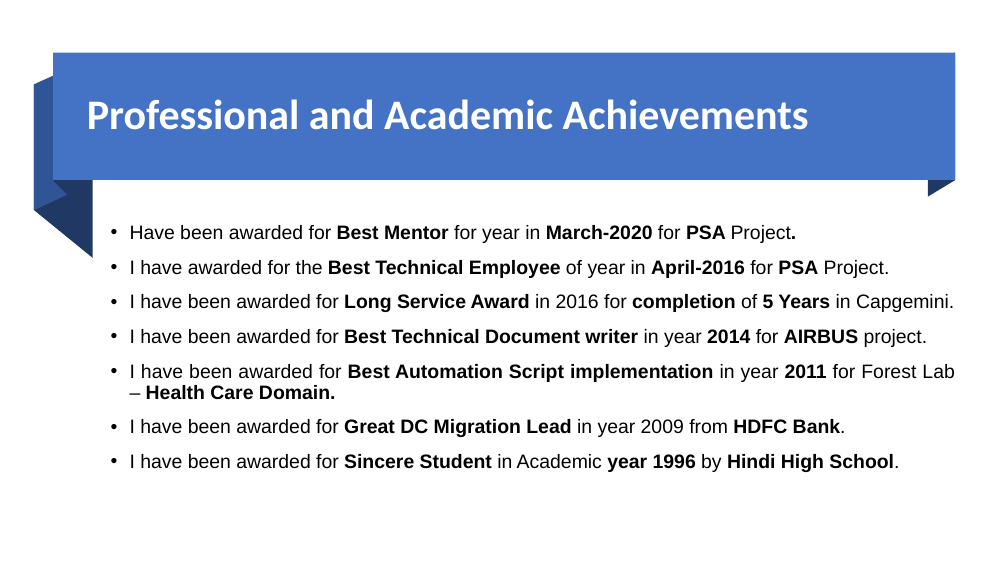
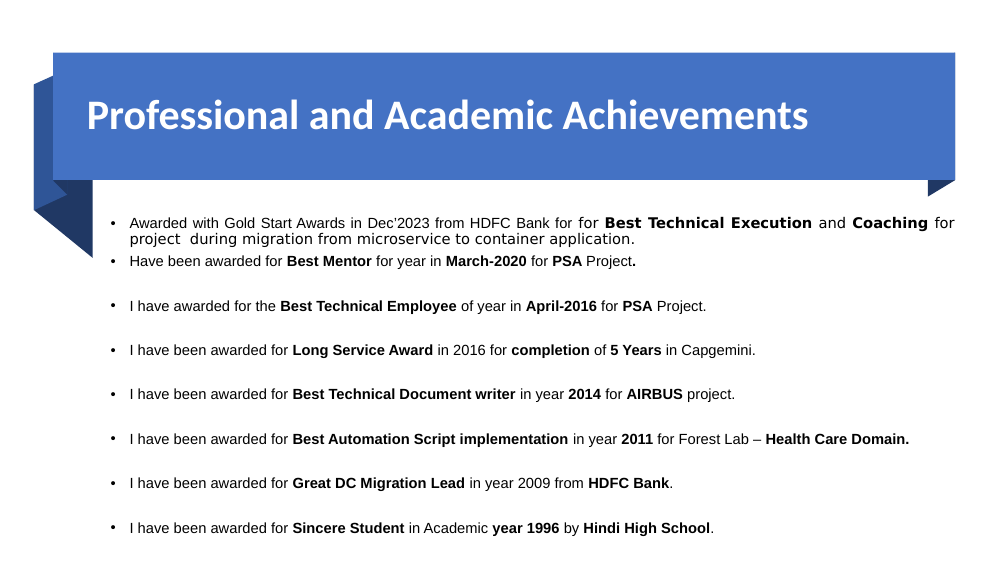
Before and after one commit to mevasaroj/Mevalal, a slide deck: slide 6 of Mevalal_SAROJ_Profile.pptx. Drawn at 1008x567 pixels with LibreOffice and Linux fonts; fonts in the diff are those of the drawing. Boxes give left, top, right and bottom in pixels: in the first picture for what was removed or moved away, otherwise in the second. Text is boxed around its words. In the diff, an @@ line names an element or a change of style, - is before the commit and + after.

```diff
--- a/Mevalal_SAROJ_Profile.pptx
+++ b/Mevalal_SAROJ_Profile.pptx
@@ text "Awarded with Gold Start Awards ...": place and size @@
-text "Awarded with Gold Start Awards ..." at (130,225,954,472)
+text "Awarded with Gold Start Awards ..." at (130,216,955,536)
@@ text at (130,216,955,247): paragraph added @@
+  • Awarded with Gold Start Awards in Dec’2023 from HDFC Bank for for Best Technical Execution and Coaching for project during migration from microservice to container application.
@@ text at (130,255,909,536): size 18.5 to 14 pt in "Have been awarded for Best Mentor for ...", "I have awarded for the Best Technical ...", "I have been awarded for Long Service ...", "I have been awarded for Best Technical ..." and 3 more places @@
```
Also in this commit, not shown: 3 other slides changed.
